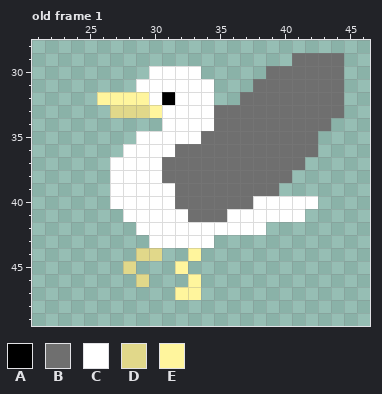
Pixel-art file, stored at Assets/Art/Characters/Enemy/Seagull/Special/Ase_Seagull_Special_Left.aseprite. Above: the version before the commit.
64x64 pixels, 8 frames. Shown: old frame 1: x 21..46, y 28..49. The commit also changed other frames, which this record leaves out.
Visible layers, top first: "Face", "Wing", "Body", "Front", "Back".
Palette (. is transparent): A #000000  B #6f6f6f  C #ffffff  D #e1d88a  E #fff59d
Pixels before, old frame 1, first column x 26:
29 ...............BBBB
30 ....CCCC.....BBBBBB
31 ...CCCCCC...BBBBBBB
32 EEEECACCC..BBBBBBBB
33 .DDDECCCCBBBBBBBBBB
34 .....CCCCBBBBBBBBB.
35 ...CCCCCBBBBBBBBB..
36 ..CCCCBBBBBBBBBBB..
37 .CCCCBBBBBBBBBBB...
38 .CCCCBBBBBBBBBB....
39 .CCCCCBBBBBBBB.....
40 .CCCCCBBBBBBCCCCC..
41 ..CCCCCBBBCCCCCC...
42 ...CCCCCCCCCC......
43 ....CCCCC..........
44 ...DD..E...........
45 ..D...E............
46 ...D...E...........
47 ......EE...........
The result:
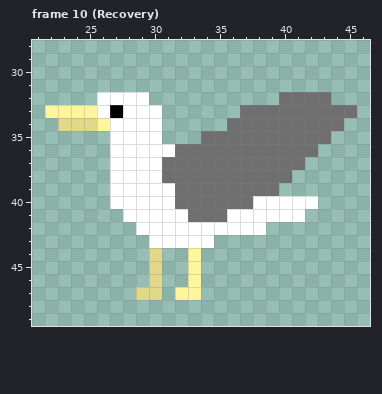
A new or re-ordered frame is compared with the old frame closest to it.
Commit message: Added all Seagull Animations
Change:
frames 8 -> 12
Frame 10 (Recovery) is new; against old frame 1:
y 29: x 41..44 BBBB -> ....
y 30: x 30..33 CCCC -> ....; x 39..44 BBBBBB -> ......
y 31: x 29..34 CCCCCC -> ......; x 38..44 BBBBBBB -> .......
y 32: x 26..34 EEEECACCC -> CCCC.....; x 37..39 BBB -> ...; x 44 B -> .
y 33: x 22..36 .....DDDECCCCBB -> EEEECACCC......; x 45 . -> B
y 34: x 23..35 ........CCCCB -> DDDECCCC.....; x 44 . -> B
y 35: x 27..28 .. -> CC; x 31..33 CCC -> ...; x 43 . -> B
y 36: x 27 . -> C
y 44: x 29 D -> .
y 45: x 28 D -> .; x 30 . -> D; x 32..33 E. -> .E
y 46: x 29..30 D. -> .D
y 47: x 29..30 .. -> DD
Changed places in both pictures, as pixel boxes (x1, y1, x2, y2):
changed: (45, 53, 357, 157)
changed: (123, 248, 201, 300)
